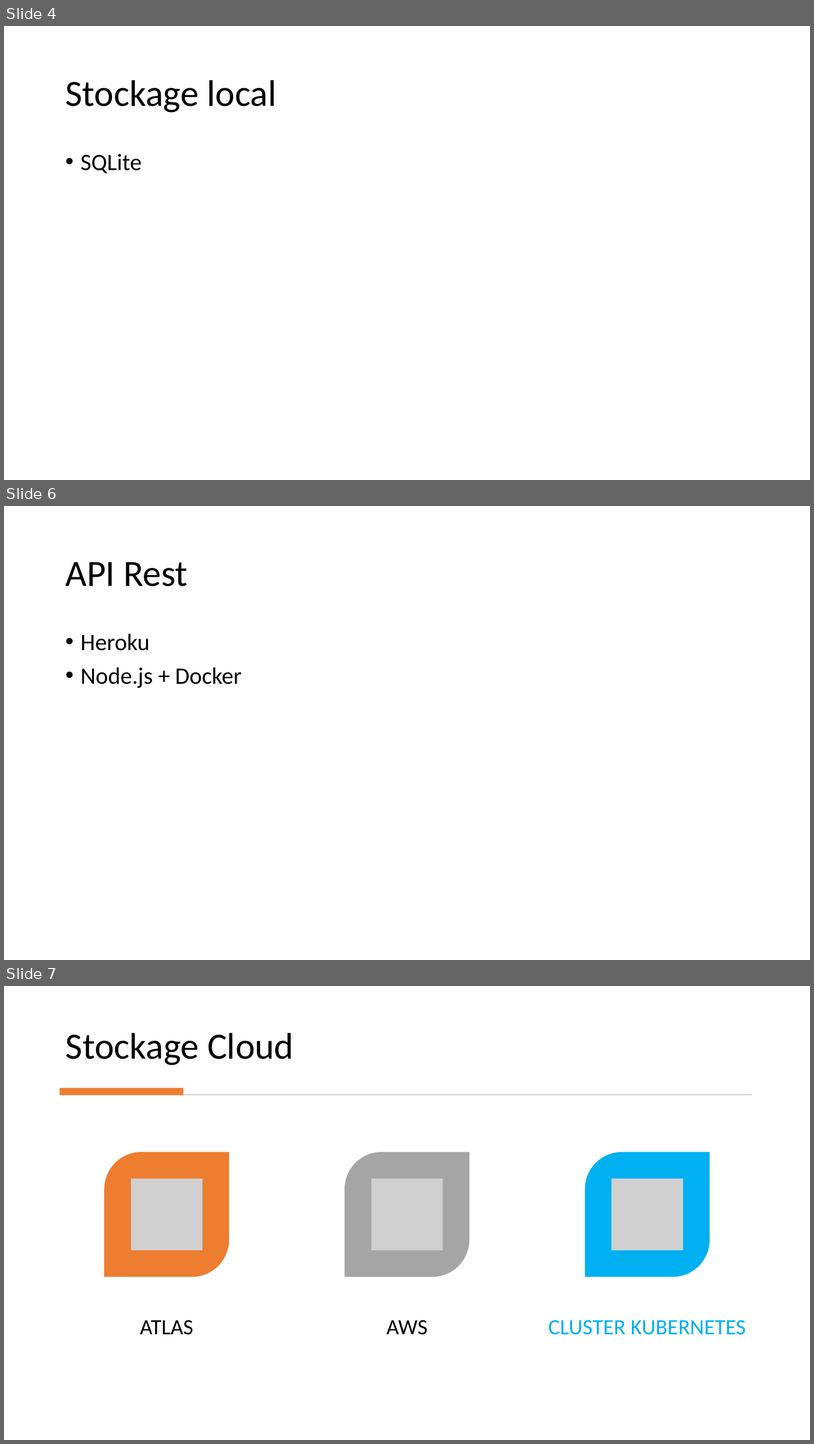
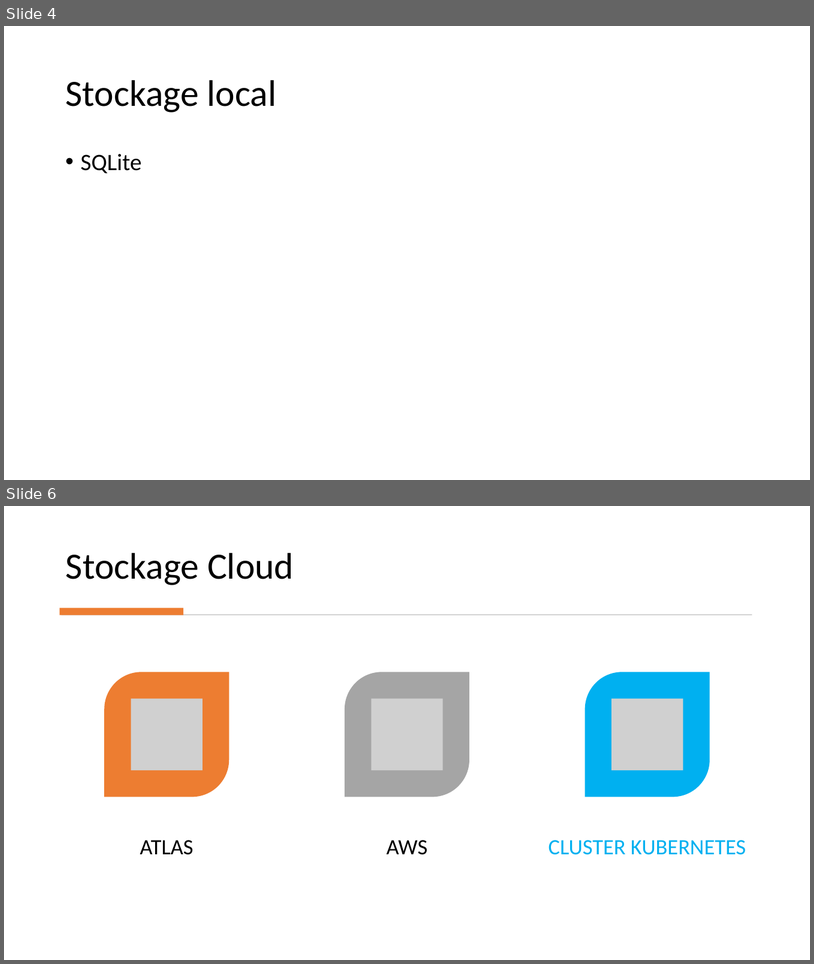
Before and after one commit to Danes99/esme-android, a slide deck: docs/pptx/Android Project - Group 1 - Becerra Stauner Taxil.pptx. Shown one above the other, each under a label of ours: slides 4, 6 and 7 before the commit, slides 4 and 6 after it; the slides between them are not shown. The pictures are 814x1444 and 814x964 pixels, drawn with LibreOffice and Linux fonts; fonts in the diff are those of the drawing; grey boxes stand for pictures. Boxes give left, top, right and bottom in pixels: in the first picture for what was removed or moved away, otherwise in the second. Text is boxed around its words. In the diff, an @@ line names an element or a change of style, - is before the commit and + after.

```diff
--- a/docs/pptx/Android Project - Group 1 - Becerra Stauner Taxil.pptx
+++ b/docs/pptx/Android Project - Group 1 - Becerra Stauner Taxil.pptx
@@ slide 6 removed at (4, 506, 810, 960), background #FFFFFF @@
@@ title removed at (65, 562, 188, 586) @@
-API Rest
@@ text removed at (81, 633, 242, 688) @@
-• Heroku
-• Node.js + Docker
@@ what was slide 7 is now slide 6 @@
```
Also in this commit, not shown: 2 slides changed.
